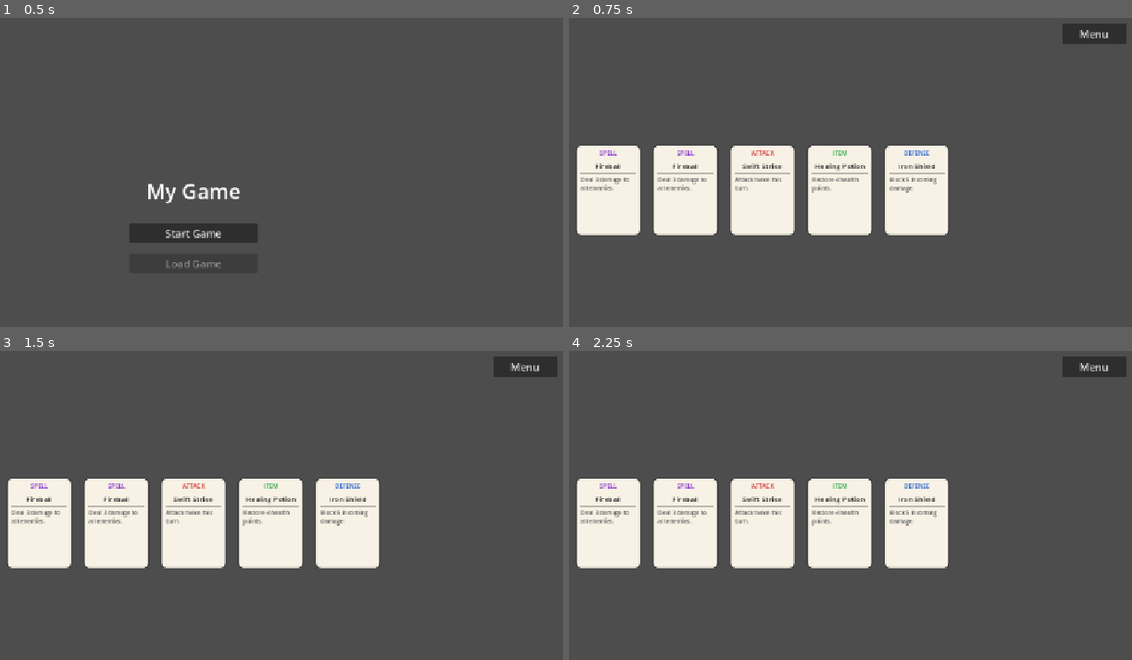
Above: before the commit, frames 1-4 (two rows, left to right).
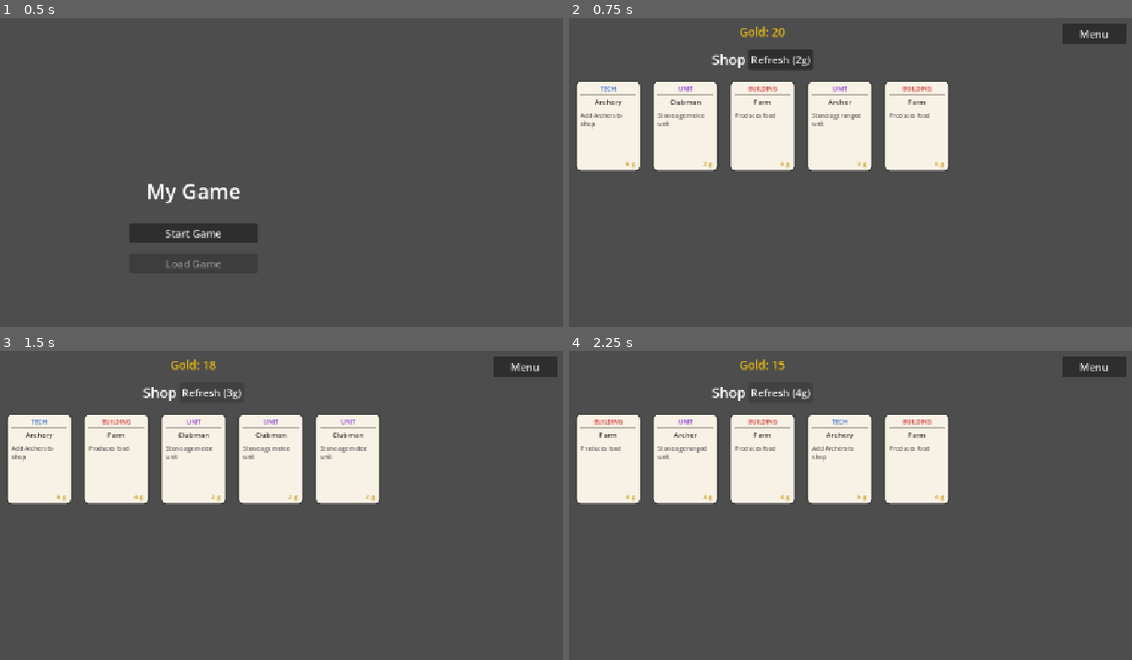
Above: after the commit, the same moments.

Repository: maomoney/proj2
Game: Godot game, scene res://main.tscn
The game is run twice, just before and just after one commit, with the same random seed, the same clock (stepped at 60 frames per second) and the same inputs.
Inputs (mouse positions are in pixels of both pictures, inside the frame that each line leads up to):
- Up to frame 1 (0.5 s): no input
- Up to frame 2 (0.75 s): click "Start Game" at 0.5 s
- Up to frame 3 (1.5 s): click (213, 391) at 1.25 s, where only the run after the commit has a clickable "Refresh (2g)"
- Up to frame 4 (2.25 s): click (782, 391) at 2 s, where only the run after the commit has a clickable "Refresh (3g)"

Frame 1 is identical in both runs. In frame 2, 25% of the frame differs, in the area x 1-68%, y 2-71%; in frame 3, 25%; in frame 4, 25%.

Commit message:
update spawn logic, can buy cards

Diff:
--- a/card.gd
+++ b/card.gd
@@ -1,30 +1,26 @@
 extends Node2D
+
+signal purchased
 
 var card_size := Vector2(100, 140)
 var card_id: String = ""
-var is_active := false
 var dragging := false
 var drag_offset := Vector2.ZERO
-var press_pos := Vector2.ZERO
 
-const CORNER_RADIUS := 8.0
-const DRAG_THRESHOLD := 5.0
+const CORNER_RADIUS   := 8.0
+const DRAG_THRESHOLD  := 5.0
 const BG_COLOR        := Color(0.97, 0.95, 0.90)
 const BORDER_COLOR    := Color(0.25, 0.25, 0.25)
-const ACTIVE_BORDER   := Color(0.92, 0.38, 0.18)
 const BORDER_WIDTH    := 2.0
-const ACTIVE_BORDER_W := 4.0
-const TEXT_COLOR      := Color(0.1, 0.1, 0.1)
+const TEXT_COLOR      := Color(0.1,  0.1,  0.1)
 const TEXT_COLOR_DIM  := Color(0.35, 0.35, 0.35)
+const GOLD_COLOR      := Color(0.78, 0.58, 0.05)
 const SEPARATOR_COLOR := Color(0.75, 0.73, 0.68)
 
 const TYPE_COLORS := {
-	"Spell":   Color(0.52, 0.18, 0.80),
-	"Attack":  Color(0.80, 0.18, 0.18),
-	"Defense": Color(0.18, 0.40, 0.80),
-	"Item":    Color(0.18, 0.65, 0.28),
-	"Buff":    Color(0.78, 0.58, 0.05),
-	"Skill":   Color(0.08, 0.60, 0.70),
+	"Unit":     Color(0.52, 0.18, 0.80),
+	"Building": Color(0.80, 0.18, 0.18),
+	"Tech":     Color(0.18, 0.40, 0.80),
 }
 
 func _get_rounded_rect_points(rect: Rect2, radius: float, segments: int = 8) -> PackedVector2Array:
@@ -49,15 +45,13 @@
 
 	draw_polygon(points, PackedColorArray([BG_COLOR]))
 
-	var border_col := ACTIVE_BORDER if is_active else BORDER_COLOR
-	var border_w   := ACTIVE_BORDER_W if is_active else BORDER_WIDTH
 	var border_pts := PackedVector2Array(points)
 	border_pts.append(border_pts[0])
-	draw_polyline(border_pts, border_col, border_w, true)
+	draw_polyline(border_pts, BORDER_COLOR, BORDER_WIDTH, true)
 
 	if card_id.is_empty():
 		return
-	var data: Dictionary = CardData.CARDS.get(card_id, {})
+	var data: Dictionary = CardData.get_all().get(card_id, {})
 	if data.is_empty():
 		return
 
@@ -66,8 +60,8 @@
 	var text_width := card_size.x - margin * 2.0
 
 	# Type
-	var type_str: String  = data.get("type", "")
-	var type_col: Color   = TYPE_COLORS.get(type_str, Color.GRAY)
+	var type_str: String = CardData.get_type(card_id)
+	var type_col: Color  = TYPE_COLORS.get(type_str, Color.GRAY)
 	draw_string(font, Vector2(margin, 15.0), type_str.to_upper(),
 			HORIZONTAL_ALIGNMENT_CENTER, text_width, 9, type_col)
 
@@ -85,23 +79,26 @@
 	draw_multiline_string(font, Vector2(margin, 57.0), desc_str,
 			HORIZONTAL_ALIGNMENT_LEFT, text_width, 9, 4, TEXT_COLOR_DIM)
 
+	# Cost
+	var cost: int = data.get("cost", 0)
+	draw_string(font, Vector2(margin, card_size.y - 8.0), "%d g" % cost,
+			HORIZONTAL_ALIGNMENT_RIGHT, text_width, 11, GOLD_COLOR)
+
 func _unhandled_input(event: InputEvent) -> void:
 	if event is InputEventMouseButton and event.button_index == MOUSE_BUTTON_LEFT:
 		var local := to_local(event.position)
 		var in_card := Rect2(Vector2.ZERO, card_size).has_point(local)
-		if event.pressed:
-			if in_card:
-				dragging = true
-				drag_offset = local
-				press_pos = event.position
+		if event.pressed and in_card:
+			if event.double_click:
+				purchased.emit()
 				get_viewport().set_input_as_handled()
-		else:
-			if dragging:
-				if (event.position - press_pos).length() < DRAG_THRESHOLD:
-					is_active = !is_active
-					queue_redraw()
-				dragging = false
-				get_viewport().set_input_as_handled()
+				return
+			dragging = true
+			drag_offset = local
+			get_viewport().set_input_as_handled()
+		elif not event.pressed and dragging:
+			dragging = false
+			get_viewport().set_input_as_handled()
 	elif event is InputEventMouseMotion and dragging:
 		position = event.position - drag_offset
 		get_viewport().set_input_as_handled()
--- a/card_data.gd
+++ b/card_data.gd
@@ -1,12 +1,43 @@
 class_name CardData
 
-const CARDS: Dictionary = {
-	"fireball":       {"name": "Fireball",       "description": "Deal 3 damage to all enemies.",    "type": "Spell"},
-	"iron_shield":    {"name": "Iron Shield",     "description": "Block 5 incoming damage.",         "type": "Defense"},
-	"swift_strike":   {"name": "Swift Strike",    "description": "Attack twice this turn.",          "type": "Attack"},
-	"healing_potion": {"name": "Healing Potion",  "description": "Restore 4 health points.",         "type": "Item"},
-	"thunder_bolt":   {"name": "Thunder Bolt",    "description": "Stun an enemy for 1 turn.",        "type": "Spell"},
-	"battle_cry":     {"name": "Battle Cry",      "description": "Boost attack by 2 this turn.",     "type": "Buff"},
-	"shadow_step":    {"name": "Shadow Step",     "description": "Dodge the next attack.",           "type": "Skill"},
-	"frost_nova":     {"name": "Frost Nova",      "description": "Freeze all enemies briefly.",      "type": "Spell"},
+const UNITS: Dictionary = {
+	"clubman": {
+		"name":        "Clubman",
+		"description": "Stone age melee unit",
+		"cost":        2,
+	},
+	"archer": {
+		"name":        "Archer",
+		"description": "Stone age ranged unit",
+		"cost":        3,
+	},
 }
+
+const BUILDINGS: Dictionary = {
+	"farm": {
+		"name":        "Farm",
+		"description": "Produces food",
+		"cost":        4,
+	},
+}
+
+const TECHS: Dictionary = {
+	"archery": {
+		"name":        "Archery",
+		"description": "Add Archers to shop",
+		"cost":        5,
+	},
+}
+
+static func get_all() -> Dictionary:
+	var all := {}
+	all.merge(UNITS)
+	all.merge(BUILDINGS)
+	all.merge(TECHS)
+	return all
+
+static func get_type(card_id: String) -> String:
+	if UNITS.has(card_id):     return "Unit"
+	if BUILDINGS.has(card_id): return "Building"
+	if TECHS.has(card_id):     return "Tech"
+	return ""
--- a/game_state.gd
+++ b/game_state.gd
@@ -3,24 +3,32 @@
 var should_load_save := false
 const SAVE_PATH := "user://save.json"
 
-func save_game(cards: Array) -> void:
-	var data := {"cards": []}
+func save_game(cards: Array, hand_cards: Array[String], gold: int) -> void:
+	var data := {
+		"gold":       gold,
+		"hand_cards": hand_cards,
+		"cards":      [],
+	}
 	for card in cards:
-		data["cards"].append({"x": card.position.x, "y": card.position.y, "active": card.is_active, "card_id": card.card_id})
+		data["cards"].append({"x": card.position.x, "y": card.position.y, "card_id": card.card_id})
 	var file := FileAccess.open(SAVE_PATH, FileAccess.WRITE)
 	file.store_string(JSON.stringify(data))
 
-func load_game() -> Array:
+func load_game() -> Dictionary:
 	if not FileAccess.file_exists(SAVE_PATH):
-		return []
+		return {}
 	var file := FileAccess.open(SAVE_PATH, FileAccess.READ)
 	var json := JSON.new()
 	json.parse(file.get_as_text())
-	var data = json.get_data()
-	var states: Array = []
-	for c in data["cards"]:
-		states.append({"position": Vector2(c["x"], c["y"]), "active": c["active"], "card_id": c.get("card_id", "")})
-	return states
+	var raw = json.get_data()
+	var card_states: Array = []
+	for c in raw.get("cards", []):
+		card_states.append({"position": Vector2(c["x"], c["y"]), "card_id": c.get("card_id", "")})
+	return {
+		"gold":       int(raw.get("gold", 10)),
+		"hand_cards": raw.get("hand_cards", []),
+		"cards":      card_states,
+	}
 
 func has_save() -> bool:
 	return FileAccess.file_exists(SAVE_PATH)
--- a/shop.gd
+++ b/shop.gd
@@ -2,9 +2,14 @@
 
 const RESOLUTIONS := [Vector2i(1280, 720), Vector2i(1920, 1080), Vector2i(2560, 1440), Vector2i(3840, 2160)]
 const CARD_SCRIPT := preload("res://card.gd")
+const REFRESH_COST_INITIAL = 2
+const REFRESH_COST_INCREMENT = 1
 
 var card_count := 5
 var cards: Array[Node2D] = []
+var hand_cards: Array[String] = []
+var gold := 20
+var refresh_cost := REFRESH_COST_INITIAL
 
 func _ready() -> void:
 	$UI/Modal.hide()
@@ -21,35 +26,88 @@
 
 	if GameState.should_load_save:
 		GameState.should_load_save = false
-		var states := GameState.load_game()
-		card_count = states.size() if states.size() > 0 else card_count
+		var state := GameState.load_game()
+		gold = state.get("gold", gold)
+		hand_cards = state.get("hand_cards", hand_cards)
+		var card_states: Array = state.get("cards", [])
+		card_count = card_states.size() if card_states.size() > 0 else card_count
 		_spawn_cards()
 		for i in cards.size():
-			if i < states.size():
-				cards[i].position = states[i]["position"]
-				cards[i].is_active = states[i]["active"]
-				cards[i].card_id = states[i].get("card_id", cards[i].card_id)
+			if i < card_states.size():
+				cards[i].position = card_states[i]["position"]
+				cards[i].card_id  = card_states[i].get("card_id", cards[i].card_id)
 				cards[i].queue_redraw()
 	else:
 		_spawn_cards()
+
+	_update_gold_label()
 
 func _spawn_cards() -> void:
 	for card in cards:
 		card.queue_free()
 	cards.clear()
+
+	var all_ids    := CardData.get_all().keys()
+	var building_ids := CardData.BUILDINGS.keys()
+	var tech_ids     := CardData.TECHS.keys()
+
+	# Build the pool: shuffle all ids, pick card_count with constraints.
+	# Constraint 1: at least 1 building.
+	# Constraint 2: no duplicate techs.
+	var pool: Array[String] = []
+	# Reserve one slot for a guaranteed building.
+	pool.append(building_ids[randi() % building_ids.size()])
+	# Fill remaining slots randomly, rejecting tech duplicates.
+	var used_techs: Dictionary = {}
+	var remaining := card_count - 1
+	var attempts  := 0
+	while pool.size() < card_count and attempts < card_count * 20:
+		attempts += 1
+		var id: String = all_ids[randi() % all_ids.size()]
+		if CardData.get_type(id) == "Tech" and used_techs.has(id):
+			continue
+		if CardData.get_type(id) == "Tech":
+			used_techs[id] = true
+		pool.append(id)
+	# Shuffle so the building isn't always first.
+	pool.shuffle()
+
+	var card_width := 100.0
+	var spacing    := 120.0
+	var total_span := (card_count - 1) * spacing + card_width
+	var start_x    := (get_viewport_rect().size.x - total_span) / 2.0
 	for i in card_count:
 		var card := Node2D.new()
 		card.set_script(CARD_SCRIPT)
-		card.name = "Card%d" % i
+		card.name    = "Card%d" % i
+		card.card_id = pool[i] if i < pool.size() else all_ids[randi() % all_ids.size()]
 		add_child(card)
-		var card_ids := CardData.CARDS.keys()
-		card.card_id = card_ids[randi() % card_ids.size()]
-		var card_width := 100.0
-		var spacing := 120.0
-		var total_span := (card_count - 1) * spacing + card_width
-		var start_x := (get_viewport_rect().size.x - total_span) / 2.0
-		card.position = Vector2(start_x + i * spacing, 200)
+		card.position = Vector2(start_x + i * spacing, 100)
+		card.purchased.connect(_on_card_purchased.bind(card))
 		cards.append(card)
+
+func _update_gold_label() -> void:
+	$UI/GoldLabel.text = "Gold: %d" % gold
+	$UI/TitleRow/RefreshButton.text = "Refresh (%dg)" % refresh_cost
+
+func _on_card_purchased(card: Node2D) -> void:
+	var data: Dictionary = CardData.get_all().get(card.card_id, {})
+	var cost: int = data.get("cost", 0)
+	if gold < cost:
+		return
+	gold -= cost
+	hand_cards.append(card.card_id)
+	cards.erase(card)
+	card.queue_free()
+	_update_gold_label()
+
+func _on_refresh_pressed() -> void:
+	if gold < refresh_cost:
+		return
+	gold -= refresh_cost
+	refresh_cost += REFRESH_COST_INCREMENT
+	_spawn_cards()
+	_update_gold_label()
 
 func _on_menu_button_pressed() -> void:
 	$UI/Modal.show()
@@ -71,5 +129,5 @@
 	get_window().move_to_center()
 
 func _on_save_exit_pressed() -> void:
-	GameState.save_game(cards)
+	GameState.save_game(cards, hand_cards, gold)
 	get_tree().change_scene_to_file("res://main.tscn")
--- a/shop.tscn
+++ b/shop.tscn
@@ -6,6 +6,33 @@
 script = ExtResource("1")
 
 [node name="UI" type="CanvasLayer" parent="."]
+
+[node name="GoldLabel" type="Label" parent="UI"]
+anchor_right = 1.0
+offset_top = 10.0
+offset_bottom = 36.0
+text = "Gold: 10"
+horizontal_alignment = 1
+theme_override_font_sizes/font_size = 18
+theme_override_colors/font_color = Color(0.949, 0.761, 0.051, 1)
+
+[node name="TitleRow" type="HBoxContainer" parent="UI"]
+anchor_left = 0.5
+anchor_right = 0.5
+offset_left = -120.0
+offset_right = 120.0
+offset_top = 50.0
+offset_bottom = 82.0
+alignment = 1
+
+[node name="ShopTitle" type="Label" parent="UI/TitleRow"]
+layout_mode = 2
+text = "Shop"
+theme_override_font_sizes/font_size = 22
+
+[node name="RefreshButton" type="Button" parent="UI/TitleRow"]
+layout_mode = 2
+text = "Refresh (2g)"
 
 [node name="MenuButton" type="Button" parent="UI"]
 anchor_left = 1.0
@@ -137,6 +164,7 @@
 text = "Close"
 
 [connection signal="pressed" from="UI/MenuButton" to="." method="_on_menu_button_pressed"]
+[connection signal="pressed" from="UI/TitleRow/RefreshButton" to="." method="_on_refresh_pressed"]
 [connection signal="pressed" from="UI/Modal/MarginContainer/VBox/SettingsButton" to="." method="_on_settings_button_pressed"]
 [connection signal="pressed" from="UI/Modal/MarginContainer/VBox/SaveExitButton" to="." method="_on_save_exit_pressed"]
 [connection signal="pressed" from="UI/Modal/MarginContainer/VBox/CloseButton" to="." method="_on_close_button_pressed"]
